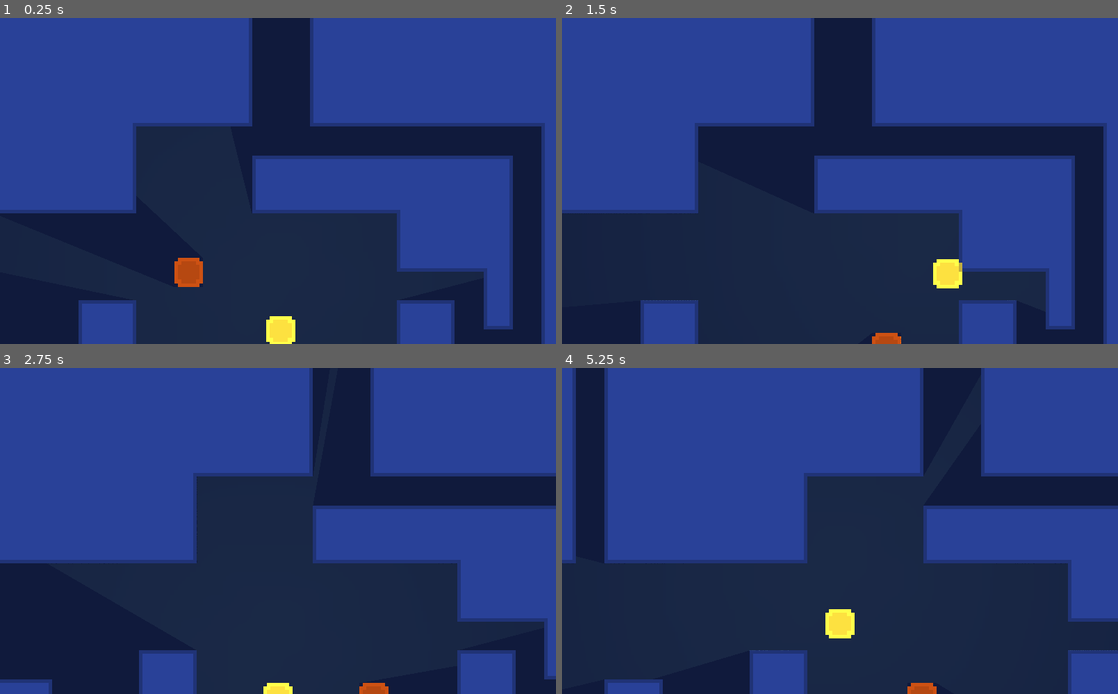
Above: before the commit, frames 1-4 (two rows, left to right).
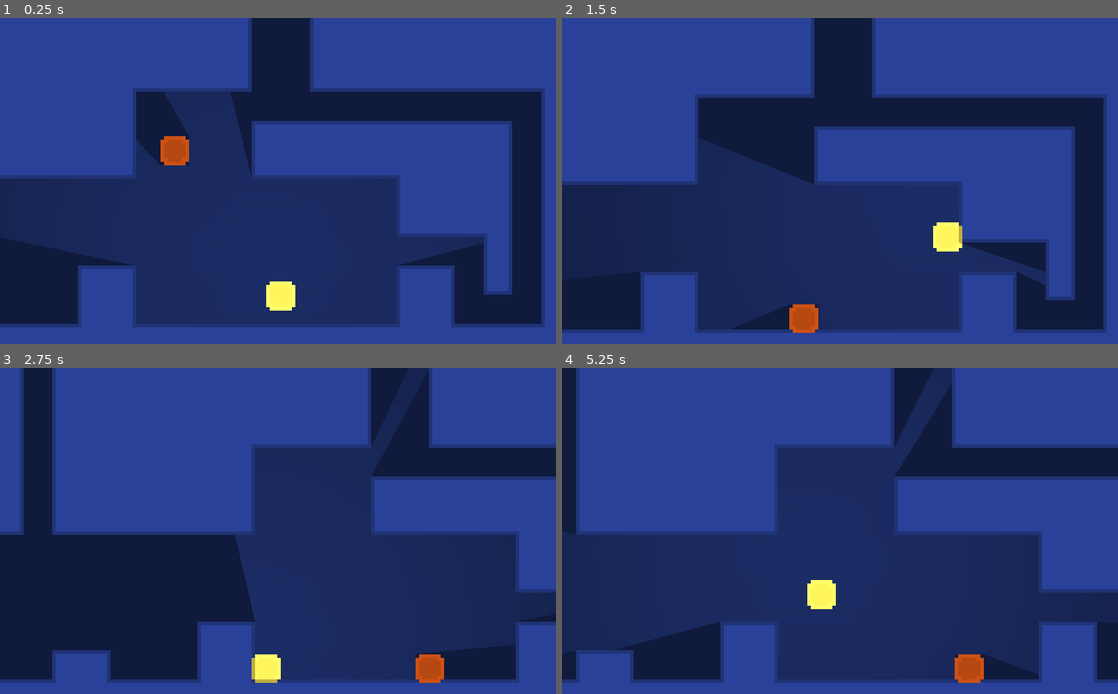
Above: after the commit, the same moments.

Repository: bwhetherington/godot-tutorial
Game: Godot game, scene res://src/Levels/LevelTemplate.tscn
Same seed, same stepped clock (60 frames per second), same inputs: the game is played once before the commit and once after it.
Inputs:
- Up to frame 1 (0.25 s): no input
- Up to frame 2 (1.5 s): hold D (move_right) from 0.53 s (still down); tap Space (jump) at 0.77 s
- Up to frame 3 (2.75 s): tap Space (jump) at 1.52 s; release D (move_right) at 2.03 s; hold A (move_left) from 2.03 s (still down)
- Up to frame 4 (5.25 s): release A (move_left) at 2.78 s; hold D (move_right) 2.78-4.28 s; tap Space (jump) at 3.02, 3.77, 4.52 s; hold A (move_left) 4.28-5.03 s; hold D (move_right) from 5.03 s (still down)

The runs differ from the first frame. In frame 1, 50% of the frame differs, in the area x 0-98%, y 0-100%; in frame 2, 34%; in frame 3, 52%, in the area x 0-100%, y 0-100%; in frame 4, 52%.

Commit message:
Various changes

Diff:
--- a/project.godot
+++ b/project.godot
@@ -53,6 +53,7 @@
 
 "clear color"=false
 default_clear_color=false
+physics=false
 
 [input]
 
--- a/src/Actors/Actor.gd
+++ b/src/Actors/Actor.gd
@@ -2,7 +2,7 @@
 class_name Actor
 
 # Exported properties
-export var speed: Vector2 = Vector2(75, 500)
+export var speed: Vector2 = Vector2(75, 650)
 export var gravity: float = 250
 export var jump_strength: float = 120
 
@@ -19,6 +19,9 @@
 func cap_speed() -> void:
 	if abs(_velocity.x) > speed.x:
 		_velocity.x = speed.x * sign(_velocity.x)
+
+func get_max_y_speed() -> float:
+	return speed.y
 
 func process_input_velocity(delta: float) -> void:
 	# Apply deceleration if not moving
@@ -43,10 +46,16 @@
 func process_velocity(delta: float) -> void:
 	process_input_velocity(delta)
 	_velocity.y += gravity * delta
+	var max_y_speed: float = get_max_y_speed()
+	if _velocity.y > max_y_speed:
+		_velocity.y = max_y_speed
 	_velocity = move_and_slide(_velocity, Vector2.UP)
+
+var last_physics_pos: Vector2 = Vector2.ZERO
 
 func _physics_process(delta: float) -> void:
 	process_velocity(delta)
+	last_physics_pos = global_transform.origin
 
 func apply_force(force: Vector2) -> void:
 	_velocity += force
@@ -56,3 +65,16 @@
 	if count != 0:
 		return get_slide_collision(0).normal
 	return Vector2.ZERO
+
+onready var sprite: = $Sprite
+
+func _process(delta: float) -> void:
+	var fps: = Engine.get_frames_per_second()
+	if fps > Engine.iterations_per_second:
+		var lerp_interval: = _velocity / fps
+		var lerp_position = global_transform.origin + lerp_interval
+		sprite.set_as_toplevel(true)
+		sprite.global_transform.origin = sprite.global_transform.origin.linear_interpolate(lerp_position, 20 * delta)
+	else:
+		sprite.set_as_toplevel(true)
+		sprite.global_transform.origin = global_transform.origin
--- a/src/Actors/Enemy.gd
+++ b/src/Actors/Enemy.gd
@@ -6,4 +6,3 @@
 func _physics_process(delta: float) -> void:
 	if is_on_wall():
 		input_velocity.x *= -1
-	process_velocity(delta)
--- a/src/Actors/Player.gd
+++ b/src/Actors/Player.gd
@@ -13,6 +13,12 @@
 	input_velocity.y = 1
 	has_touched_floor = false
 
+func get_max_y_speed() -> float:
+	var parent: float = .get_max_y_speed()
+	if is_on_wall():
+		return parent / 20
+	return parent
+
 func _physics_process(delta: float) -> void:
 	if is_on_floor():
 		has_touched_floor = true
@@ -26,6 +32,8 @@
 	if Input.is_action_pressed("move_right"):
 		input_velocity.x += 1
 
+	#
+
 	# Handle vertical input
 	if Input.is_action_just_pressed("jump"):
 		if is_on_wall() and not is_on_floor():
@@ -33,4 +41,4 @@
 		elif has_touched_floor:
 			perform_floor_jump()
 
-	process_input_velocity(delta)
+	#._physics_process(delta)
--- a/src/Actors/Player.tscn
+++ b/src/Actors/Player.tscn
@@ -1,7 +1,8 @@
-[gd_scene load_steps=4 format=2]
+[gd_scene load_steps=5 format=2]
 
 [ext_resource path="res://src/Actors/Player.gd" type="Script" id=1]
 [ext_resource path="res://assets/Characters/player.png" type="Texture" id=2]
+[ext_resource path="res://assets/Tiles/light.png" type="Texture" id=3]
 
 [sub_resource type="RectangleShape2D" id=1]
 extents = Vector2( 3, 3 )
@@ -13,5 +14,12 @@
 [node name="Body" type="CollisionShape2D" parent="."]
 shape = SubResource( 1 )
 
-[node name="Player" type="Sprite" parent="."]
+[node name="Sprite" type="Sprite" parent="."]
 texture = ExtResource( 2 )
+
+[node name="Light2D" type="Light2D" parent="."]
+texture = ExtResource( 3 )
+texture_scale = 5.0
+color = Color( 0.68, 0.68, 0.68, 1 )
+range_layer_min = -1
+shadow_enabled = true
--- a/src/Levels/LevelTemplate.tscn
+++ b/src/Levels/LevelTemplate.tscn
@@ -1,11 +1,10 @@
-[gd_scene load_steps=104 format=2]
+[gd_scene load_steps=103 format=2]
 
 [ext_resource path="res://src/Actors/Player.tscn" type="PackedScene" id=1]
 [ext_resource path="res://src/Actors/Enemy.tscn" type="PackedScene" id=2]
 [ext_resource path="res://assets/Tiles/wall-tileset-full.png" type="Texture" id=3]
 [ext_resource path="res://src/Levels/LevelTemplate.gd" type="Script" id=4]
 [ext_resource path="res://assets/Tiles/background.png" type="Texture" id=5]
-[ext_resource path="res://assets/Tiles/light.png" type="Texture" id=6]
 [ext_resource path="res://src/Actors/ScenePortal.tscn" type="PackedScene" id=7]
 
 [sub_resource type="OccluderPolygon2D" id=50]
@@ -615,16 +614,6 @@
 position = Vector2( -16, 16 )
 z_index = 1
 
-[node name="Light2D" type="Light2D" parent="Player"]
-position = Vector2( 0, -1.43051e-06 )
-scale = Vector2( 1.25, 1.28125 )
-texture = ExtResource( 6 )
-texture_scale = 5.0
-color = Color( 1, 0.956863, 0.286275, 1 )
-energy = 0.75
-range_layer_min = -1
-shadow_enabled = true
-
 [node name="Camera2D" type="Camera2D" parent="Player"]
 rotation = -1.80293
 current = true
@@ -634,6 +623,8 @@
 limit_right = 10000
 limit_bottom = 10000
 limit_smoothed = true
+smoothing_enabled = true
+smoothing_speed = 10.0
 
 [node name="TileMap" type="TileMap" parent="."]
 tile_set = SubResource( 1 )
@@ -642,7 +633,7 @@
 collision_layer = 8
 collision_mask = 0
 format = 1
-tile_data = PoolIntArray( -2490385, 0, 1, -2490384, 0, 19661 …(5901 unchanged characters)… 0, 131083, 196615, 0, 65536, 327663, 0, 131073, 327664, 0, 196610, 327665, 0, 196610, 327666, 0, 196613, 327667, 0, 196614, 327668, 0, 196610, 327669, 0, 196610, 327670, 0, 196610, 327671, 0, 196613, 327672, 0, 196614, 327673, 0, 196610, 327674, 0, 196610, 327675, 0, 196610, 327676, 0, 196610, 327677, 0, 196610, 327678, 0, 196610, 327679, 0, 196610, 262144, 0, 196610, 262145, 0, 196610, 262146, 0, 196613, 262147, 0, 196614, 262148, 0, 196610, 262149, 0, 196610, 262150, 0, 196610, 262151, 0, 131075 )
+tile_data = PoolIntArray( -2490385, 0, 1, -2490384, 0, 19661 …(5901 unchanged characters)… 0, 131083, 196615, 0, 65536, 327663, 0, 65540, 327664, 0, 10, 327665, 0, 10, 327666, 0, 65541, 327667, 0, 65542, 327668, 0, 10, 327669, 0, 10, 327670, 0, 10, 327671, 0, 65541, 327672, 0, 65542, 327673, 0, 10, 327674, 0, 10, 327675, 0, 10, 327676, 0, 10, 327677, 0, 10, 327678, 0, 10, 327679, 0, 10, 262144, 0, 10, 262145, 0, 10, 262146, 0, 65541, 262147, 0, 65542, 262148, 0, 10, 262149, 0, 10, 262150, 0, 10, 262151, 0, 65543, 393199, 0, 196616, 393200, 0, 196617, 393201, 0, 196617, 393202, 0, 196617, 393203, 0, 196617, 393204, 0, 196617, 393205, 0, 196617, 393206, 0, 196617, 393207, 0, 196617, 393208, 0, 196617, 393209, 0, 196617, 393210, 0, 196617, 393211, 0, 196617, 393212, 0, 196617, 393213, 0, 196617, 393214, 0, 196617, 393215, 0, 196617, 327680, 0, 196617, 327681, 0, 196617, 327682, 0, 196617, 327683, 0, 196617, 327684, 0, 196617, 327685, 0, 196617, 327686, 0, 196617, 327687, 0, 196619 )
 
 [node name="Enemy" parent="." instance=ExtResource( 2 )]
 position = Vector2( -48, -24 )
